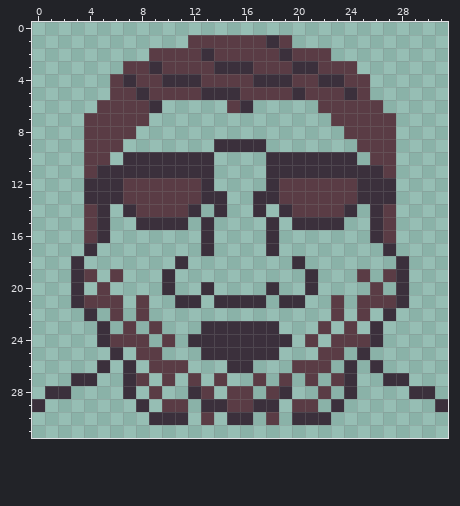
Two states of a pixel-art file, wetwork/Assets/Sprites/portraits/Bolsa 1.0.aseprite. The first picture shows the starting point.
32x32 pixels, 1 frame.
After:
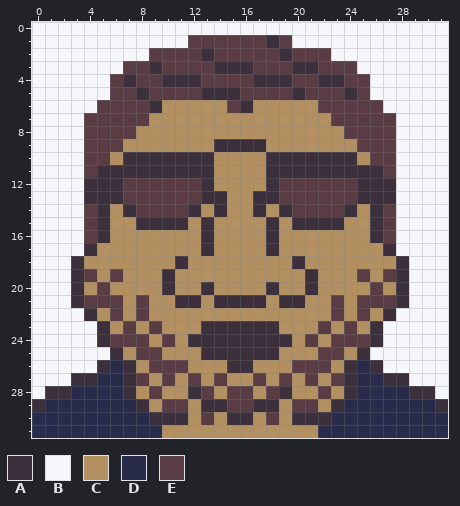
Palette (. is transparent): A #3b303c  B #f5f7fa  C #b29062  D #282b4a  E #5a3c45
What changed:
y 0: x 0..31 ................................ -> BBBBBBBBBBBBBBBBBBBBBBBBBBBBBBBB
y 1: x 0..11 ............ -> BBBBBBBBBBBB; x 20..31 ............ -> BBBBBBBBBBBB
y 2: x 0..8 ......... -> BBBBBBBBB; x 23..31 ......... -> BBBBBBBBB
y 3: x 0..6 ....... -> BBBBBBB; x 25..31 ....... -> BBBBBBB
y 4..5: x 0..5 ...... -> BBBBBB; x 26..31 ...... -> BBBBBB
y 6: x 0..4 ..... -> BBBBB; x 10..14 ..... -> CCCCC; x 17..21 ..... -> CCCCC; x 27..31 ..... -> BBBBB
y 7: x 0..3 .... -> BBBB; x 9..22 .............. -> CCCCCCCCCCCCCC; x 28..31 .... -> BBBB
y 8: x 0..3 .... -> BBBB; x 8..23 ................ -> CCCCCCCCCCCCCCCC; x 28..31 .... -> BBBB
y 9: x 0..3 .... -> BBBB; x 7..13 ....... -> CCCCCCC; x 18..24 ....... -> CCCCCCC; x 28..31 .... -> BBBB
y 10: x 0..3 .... -> BBBB; x 6 . -> C; x 14..17 .... -> CCCC; x 25 . -> C; x 28..31 .... -> BBBB
y 11..12: x 0..3 .... -> BBBB; x 14..17 .... -> CCCC; x 28..31 .... -> BBBB
y 13: x 0..3 .... -> BBBB; x 15..16 .. -> CC; x 28..31 .... -> BBBB
y 14: x 0..3 .... -> BBBB; x 6 . -> C; x 13 . -> C; x 15..16 .. -> CC; x 18 . -> C; x 25 . -> C; x 28..31 .... -> BBBB
y 15: x 0..3 .... -> BBBB; x 6..7 .. -> CC; x 12 . -> C; x 14..17 .... -> CCCC; x 19 . -> C; x 24..25 .. -> CC; x 28..31 .... -> BBBB
y 16: x 0..3 .... -> BBBB; x 6..12 ....... -> CCCCCCC; x 14..17 .... -> CCCC; x 19..25 ....... -> CCCCCCC; x 28..31 .... -> BBBB
y 17: x 0..3 .... -> BBBB; x 5..12 ........ -> CCCCCCCC; x 14..17 .... -> CCCC; x 19..26 ........ -> CCCCCCCC; x 28..31 .... -> BBBB
y 18: x 0..2 ... -> BBB; x 4..10 ....... -> CCCCCCC; x 12..19 ........ -> CCCCCCCC; x 21..27 ....... -> CCCCCCC; x 29..31 ... -> BBB
y 19: x 0..2 ... -> BBB; x 5 . -> C; x 7..9 ... -> CCC; x 11..20 .......... -> CCCCCCCCCC; x 22..24 ... -> CCC; x 26 . -> C; x 29..31 ... -> BBB
y 20: x 0..2 ... -> BBB; x 4 . -> C; x 6..9 .... -> CCCC; x 11..12 .. -> CC; x 14..17 .... -> CCCC; x 19..20 .. -> CC; x 22..25 .... -> CCCC; x 27 . -> C; x 29..31 ... -> BBB
y 21: x 0..2 ... -> BBB; x 7 . -> C; x 9..10 .. -> CC; x 13 . -> C; x 18 . -> C; x 21..22 .. -> CC; x 24 . -> C; x 29..31 ... -> BBB
y 22: x 0..3 .... -> BBBB; x 5 . -> C; x 7 . -> C; x 9..22 .............. -> CCCCCCCCCCCCCC; x 24 . -> C; x 26 . -> C; x 28..31 .... -> BBBB
y 23: x 0..4 ..... -> BBBBB; x 6 . -> C; x 8 . -> C; x 10..12 ... -> CCC; x 19..21 ... -> CCC; x 23 . -> C; x 25 . -> C; x 27..31 ..... -> BBBBB
y 24: x 0..4 ..... -> BBBBB; x 9 . -> C; x 11 . -> C; x 20 . -> C; x 22 . -> C; x 27..31 ..... -> BBBBB
y 25: x 0..5 ...... -> BBBBBB; x 7 . -> C; x 10..12 ... -> CCC; x 19..21 ... -> CCC; x 24 . -> C; x 26..31 ...... -> BBBBBB
y 26: x 0..4 ..... -> BBBBB; x 6 . -> D; x 8 . -> C; x 12..14 ... -> CCC; x 17..19 ... -> CCC; x 23 . -> C; x 25 . -> D; x 27..31 ..... -> BBBBB
y 27: x 0..2 ... -> BBB; x 5..6 .. -> DD; x 9 . -> C; x 11 . -> C; x 13 . -> C; x 15..16 .. -> CC; x 18 . -> C; x 20 . -> C; x 22 . -> C; x 25..26 .. -> DD; x 29..31 ... -> BBB
y 28: x 0 . -> B; x 3..6 .... -> DDDD; x 8 . -> C; x 10..11 .. -> CC; x 14 . -> C; x 17 . -> C; x 20..21 .. -> CC; x 23 . -> C; x 25..28 .... -> DDDD; x 31 . -> B
y 29: x 1..7 ....... -> DDDDDDD; x 9 . -> C; x 12 . -> C; x 19 . -> C; x 22 . -> C; x 24..30 ....... -> DDDDDDD
y 30: x 0..8 ......... -> DDDDDDDDD; x 12 . -> C; x 14 . -> C; x 17 . -> C; x 19 . -> C; x 23..31 ......... -> DDDDDDDDD
y 31: x 0..31 ................................ -> DDDDDDDDDDCCCCCCCCCCCCDDDDDDDDDD
Boxes around the changes in both pictures, in picture pixels (x1, y1, x2, y2):
added: (32, 22, 448, 438)
